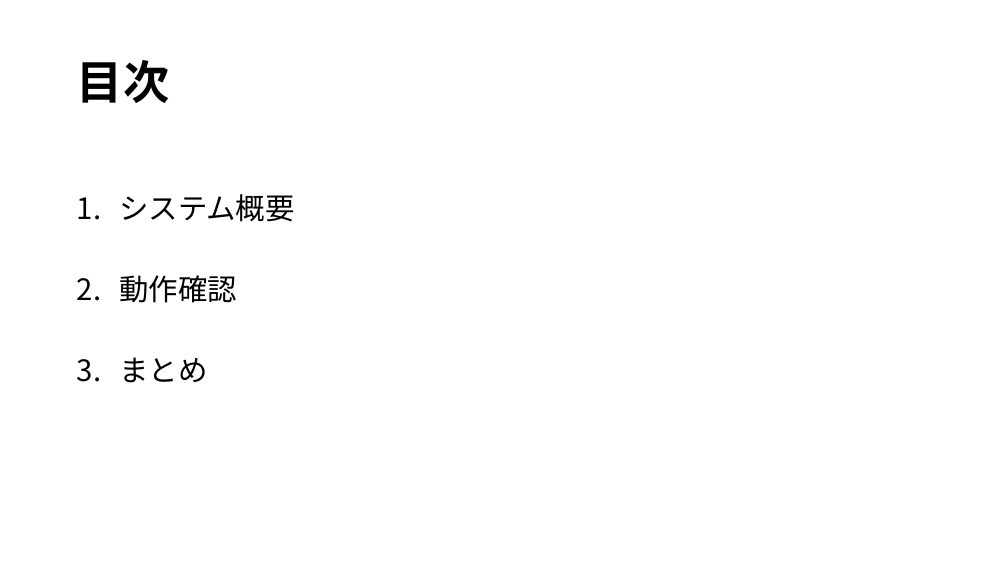
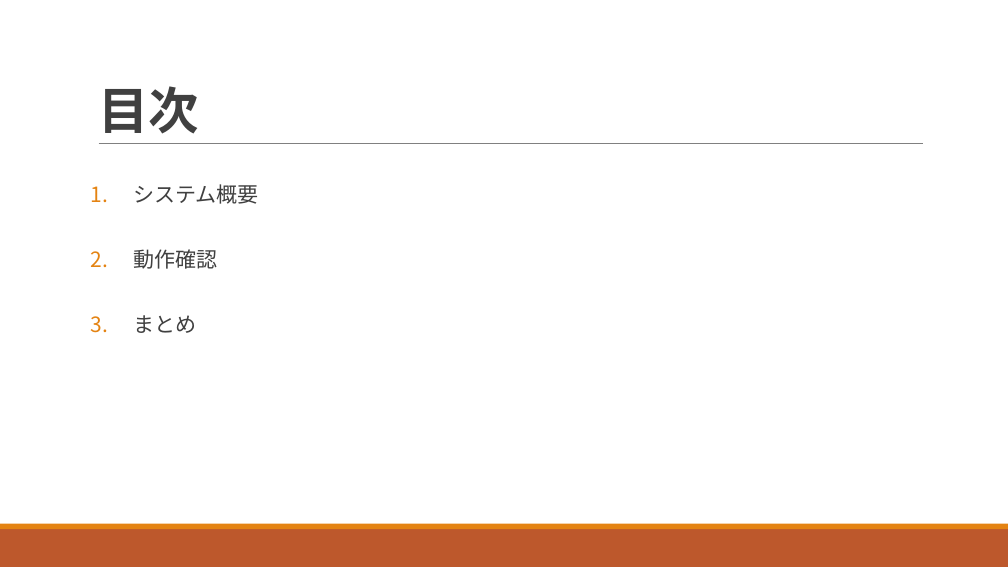
Before and after one commit to ivy239007/UG, a slide deck: slide 2 of プレゼン資料/Webアプリ開発発表資料藤谷 - コピー.pptx. Drawn at 1008x567 pixels with LibreOffice and Linux fonts; fonts in the diff are those of the drawing. Boxes give left, top, right and bottom in pixels: in the first picture for what was removed or moved away, otherwise in the second. Text is boxed around its words. In the diff, an @@ line names an element or a change of style, - is before the commit and + after.

```diff
--- a/プレゼン資料/Webアプリ開発発表資料藤谷 - コピー.pptx
+++ b/プレゼン資料/Webアプリ開発発表資料藤谷 - コピー.pptx
@@ title "目次": place and size @@
-title "目次" at [77,60,169,103]
+title "目次" at [98,86,198,134]
@@ title "目次" at [98,86,198,134]: size 44 to 48 pt, font Noto Sans CJK JP to Calibri, text colour #000000 to #404040, letter spacing 0 to -0.5 pt; line spacing 0.9 to 0.85; vertical alignment middle to bottom @@
@@ line added from (99, 144) to (923, 144), #808080 0.5 pt @@
@@ text "システム概要": place and size @@
-text "システム概要" at [119,194,294,383]
+text "システム概要" at [133,184,259,333]
@@ text "システム概要" at [133,184,259,333]: size 28 to 20 pt, font Noto Sans CJK JP to Calibri, text colour #000000 to #404040; more space between paragraphs @@
@@ rectangle added at [0,529,1008,567], fill #BD582C @@
@@ rectangle added at [0,524,1008,529], fill #E48312 @@
```
Also in this commit, not shown: 10 other slides changed, 1 other file.
